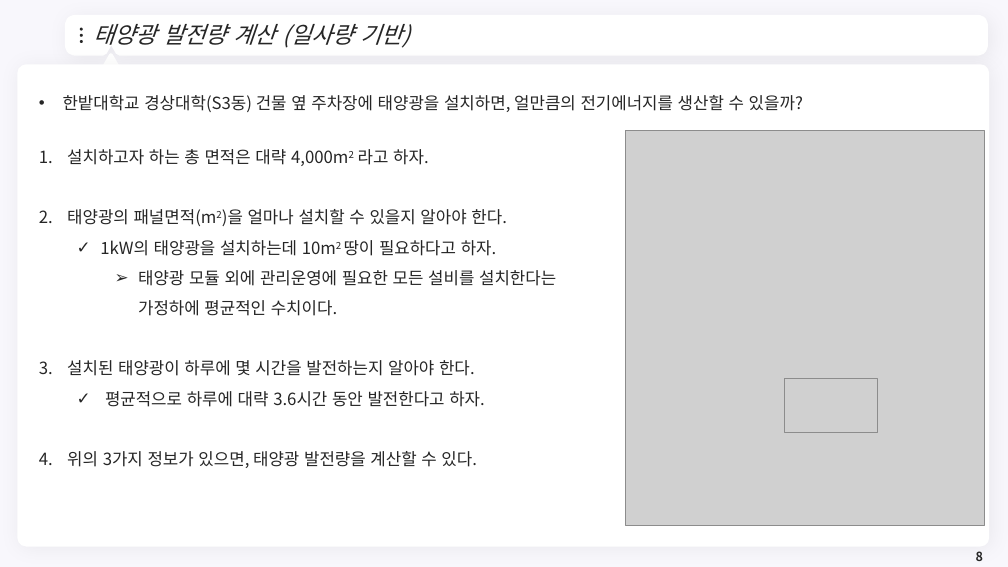
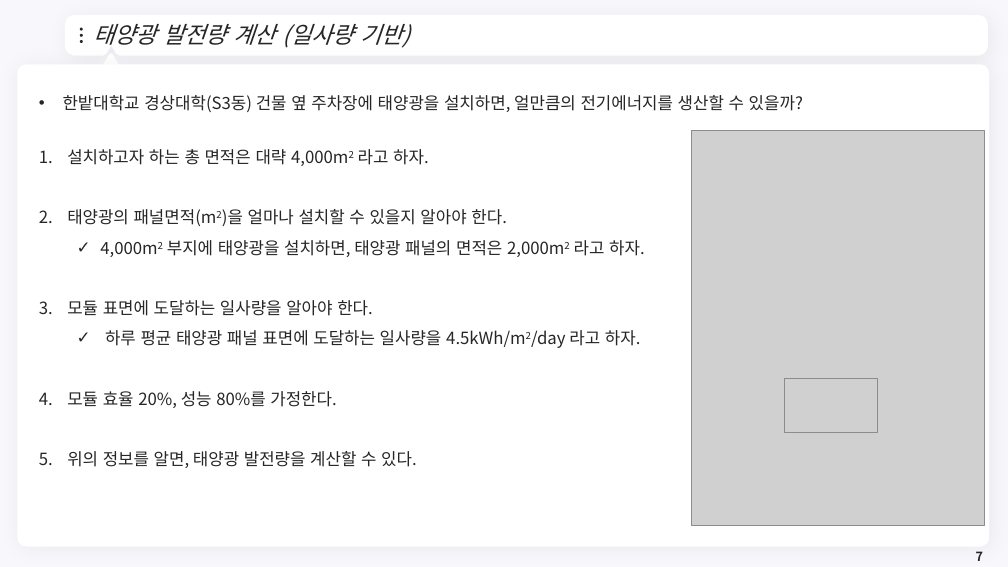
Before and after one commit to meandthey/Teaching, a slide deck: slide 7 of 에너지경제학/자원에너지경제학_Chapter_9999(태양광).pptx (slide 8 before the commit). Drawn at 1008x567 pixels with LibreOffice and Linux fonts; fonts in the diff are those of the drawing; grey boxes stand for pictures; background and template pictures are left out. Boxes give left, top, right and bottom in pixels: in the first picture for what was removed or moved away, otherwise in the second. Text is boxed around its words. In the diff, an @@ line names an element or a change of style, - is before the commit and + after.

```diff
--- a/에너지경제학/자원에너지경제학_Chapter_9999(태양광).pptx
+++ b/에너지경제학/자원에너지경제학_Chapter_9999(태양광).pptx
@@ picture: place and size @@
-picture at <box>626,130,985,526</box>
+picture at <box>692,130,985,526</box>
@@ text at <box>67,240,645,468</box>: text changed @@
-  ✓ 1kW의 태양광을 설치하는데 10m2 땅이 필요하다고 하자.
-    ➢ 태양광 모듈 외에 관리운영에 필요한 모든 설비를 설치한다는 가정하에 평균적인 수치이다.
-3. 설치된 태양광이 하루에 몇 시간을 발전하는지 알아야 한다.
-  ✓ 평균적으로 하루에 대략 3.6시간 동안 발전한다고 하자.
-4. 위의 3가지 정보가 있으면, 태양광 발전량을 계산할 수 있다.
+  ✓ 4,000m2 부지에 태양광을 설치하면, 태양광 패널의 면적은 2,000m2 라고 하자.
+3. 모듈 표면에 도달하는 일사량을 알아야 한다.
+  ✓ 하루 평균 태양광 패널 표면에 도달하는 일사량을 4.5kWh/m2/day 라고 하자.
+4. 모듈 효율 20%, 성능 80%를 가정한다.
+5. 위의 정보를 알면, 태양광 발전량을 계산할 수 있다.
@@ page number at <box>976,551,983,561</box>: text changed @@
-8
+7
```
Also in this commit, not shown: 4 other slides changed, 1 slide removed, 2 other files.
